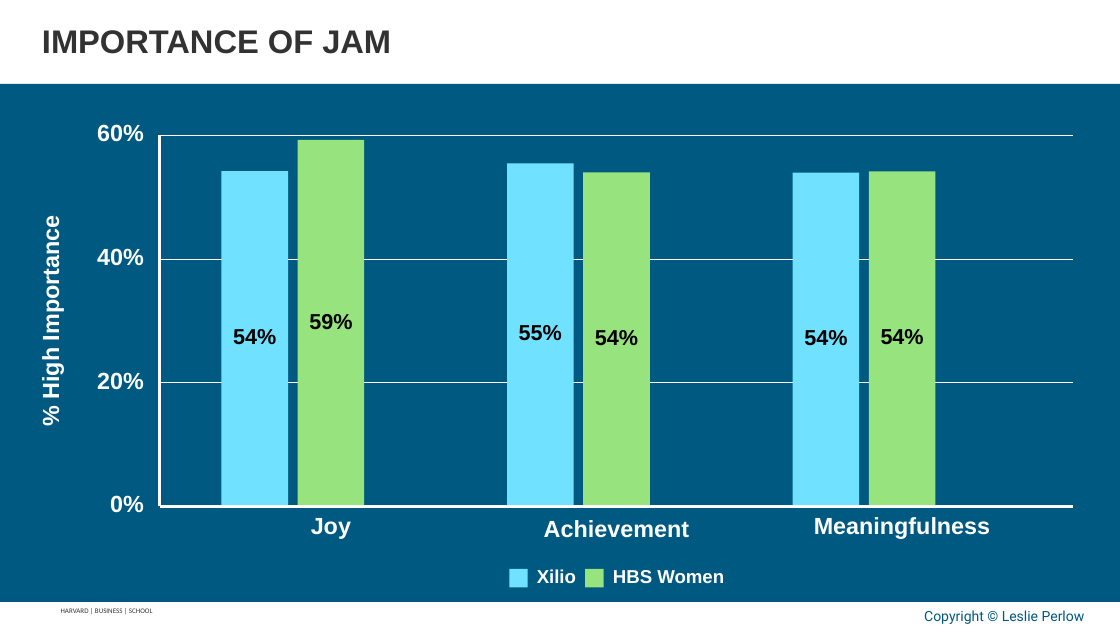
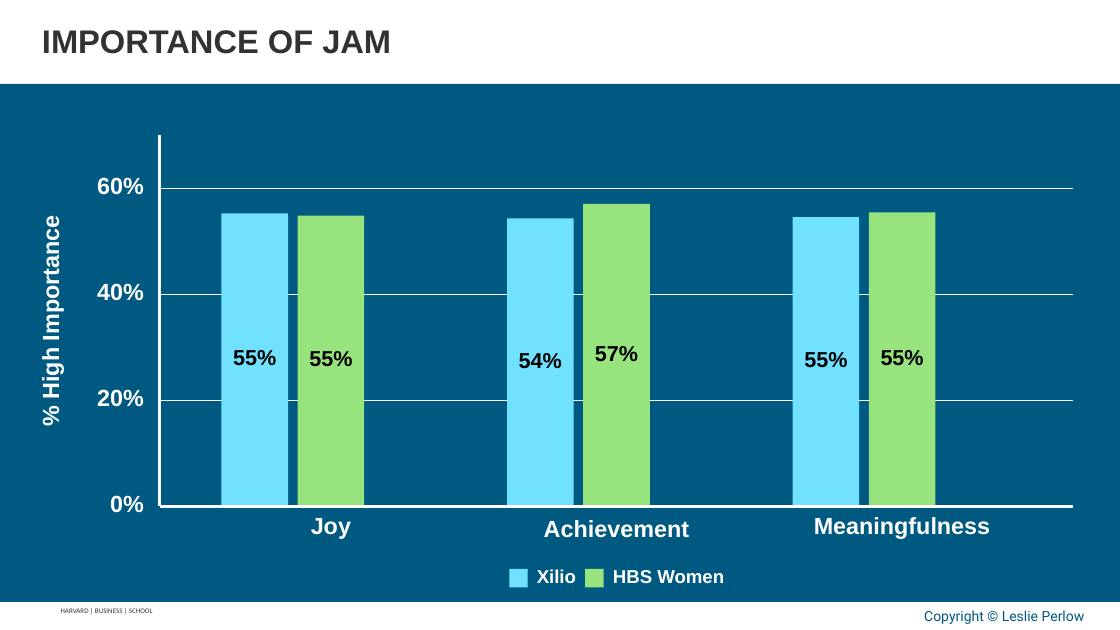
Before and after one commit to APPLITICS/lifematrix-deck-automation, a slide deck: slide 9 of outputs/generated_slides.pptx. Drawn at 1120x630 pixels with LibreOffice and Linux fonts; fonts in the diff are those of the drawing; background and template pictures are left out. Boxes give left, top, right and bottom in pixels: in the first picture for what was removed or moved away, otherwise in the second. Text is boxed around its words. In the diff, an @@ line names an element or a change of style, - is before the commit and + after.

```diff
--- a/outputs/generated_slides.pptx
+++ b/outputs/generated_slides.pptx
@@ text "60%": place and size @@
-text "60%" at [97, 124, 144, 142]
+text "60%" at [97, 177, 144, 195]
@@ freeform shape: place and size @@
-freeform shape at [160, 135, 1074, 135]
+freeform shape at [160, 188, 1074, 188]
@@ rectangle: place and size @@
-rectangle at [297, 140, 364, 507]
+rectangle at [583, 204, 649, 507]
@@ rectangle: place and size @@
-rectangle at [507, 164, 574, 507]
+rectangle at [222, 213, 288, 507]
@@ rectangle: place and size @@
-rectangle at [583, 172, 649, 506]
+rectangle at [297, 216, 364, 507]
@@ rectangle: place and size @@
-rectangle at [222, 171, 288, 507]
+rectangle at [507, 218, 574, 507]
@@ rectangle: place and size @@
-rectangle at [793, 173, 860, 507]
+rectangle at [793, 218, 860, 507]
@@ rectangle: place and size @@
-rectangle at [869, 171, 935, 507]
+rectangle at [869, 213, 935, 507]
@@ text "40%": place and size @@
-text "40%" at [97, 248, 144, 266]
+text "40%" at [97, 283, 144, 301]
@@ freeform shape: place and size @@
-freeform shape at [160, 259, 1074, 259]
+freeform shape at [160, 294, 1074, 294]
@@ text removed at [309, 314, 352, 330] @@
-59%
@@ text "55%": place and size @@
-text "55%" at [519, 325, 562, 341]
+text "55%" at [233, 350, 276, 366]
@@ text added at [309, 351, 352, 367], 18.5 pt, text #000000, bold @@
+55%
@@ text "54%": place and size @@
-text "54%" at [233, 329, 276, 345]
+text "54%" at [519, 353, 562, 369]
@@ text removed at [595, 330, 638, 346] @@
-54%
@@ text added at [595, 346, 638, 362], 18.5 pt, text #000000, bold @@
+57%
@@ text at [804, 352, 847, 368]: text changed @@
-54%
+55%
@@ text at [881, 350, 924, 366]: text changed @@
-54%
+55%
@@ text "20%": place and size @@
-text "20%" at [97, 372, 144, 390]
+text "20%" at [97, 389, 144, 407]
@@ freeform shape: place and size @@
-freeform shape at [160, 383, 1074, 383]
+freeform shape at [160, 401, 1074, 401]
```
Also in this commit, not shown: 19 other slides changed, 4 other files.
